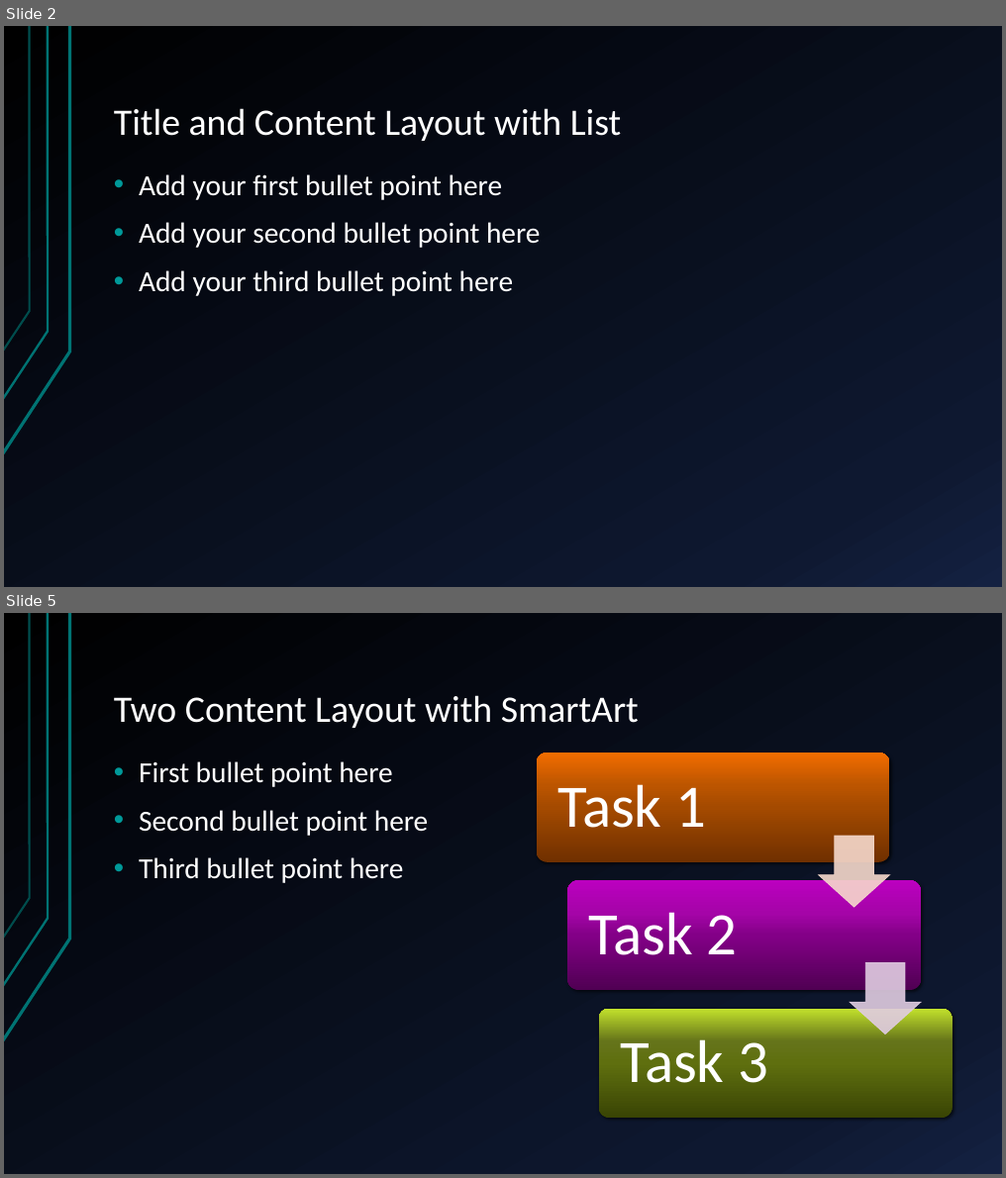
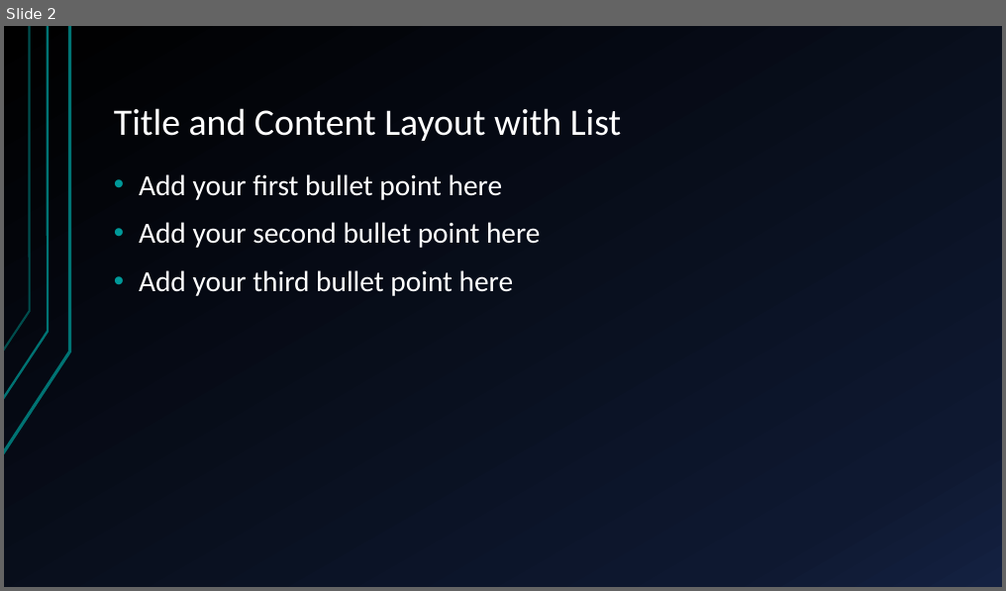
Before and after one commit to yasenstar/learn_graphdb, a slide deck: neo4j/neo4j_fundamentals/Neo4j_Fundamentals.pptx. Shown one above the other, each under a label of ours: slides 2 and 5 before the commit, slide 2 after it; the slides between them are not shown. The pictures are 1006x1178 and 1006x591 pixels, drawn with LibreOffice and Linux fonts; fonts in the diff are those of the drawing. Boxes give left, top, right and bottom in pixels: in the first picture for what was removed or moved away, otherwise in the second. Text is boxed around its words. In the diff, an @@ line names an element or a change of style, - is before the commit and + after.

```diff
--- a/neo4j/neo4j_fundamentals/Neo4j_Fundamentals.pptx
+++ b/neo4j/neo4j_fundamentals/Neo4j_Fundamentals.pptx
@@ slide 5 removed at (4,613,1002,1174), background gradient #000000 to #0F1931 to #142242; not listed: 3 template elements that a slide beside it also shows @@
@@ title removed at (114,695,639,728) @@
-Two Content Layout with SmartArt
@@ text removed at (139,761,429,883) @@
-• First bullet point here
-• Second bullet point here
-• Third bullet point here
@@ group removed at (537,753,951,1118): 3 rounded rectangles, 3 texts, 2 down arrows @@
-Task 1
-Task 2
-Task 3
```
Also in this commit, not shown: 1 slide changed, 8 other slides removed.
